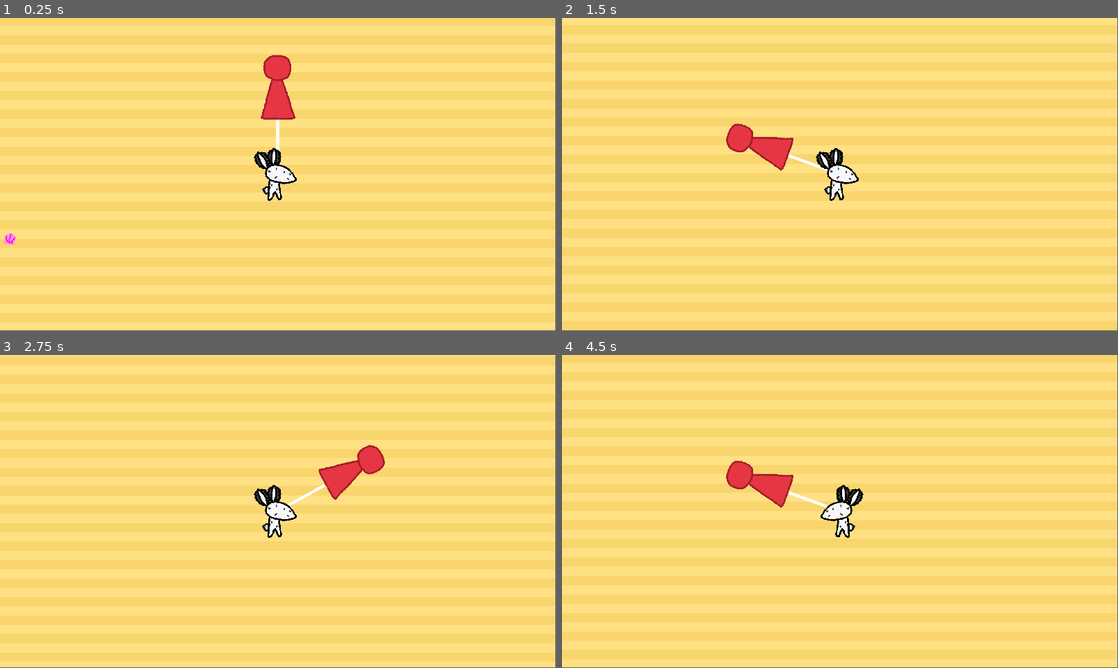
Above: before the commit, frames 1-4 (two rows, left to right).
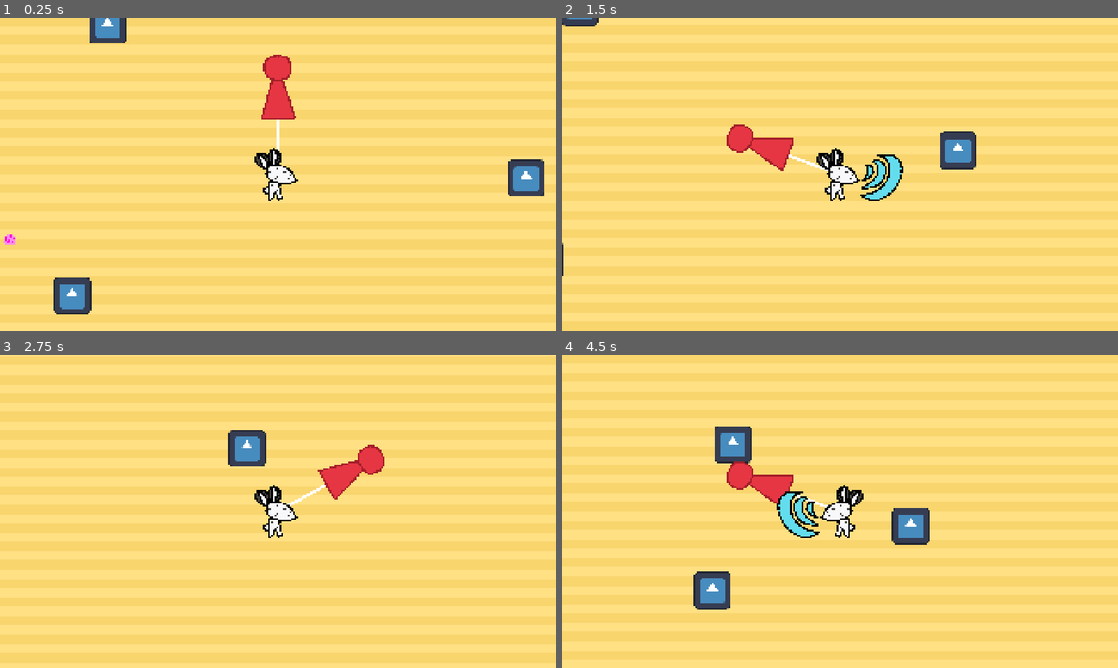
Above: after the commit, the same moments.

Repository: FA25-CAT237/Game-Off-2025-Abigail-Nico-Tahjiro
Game: Godot game, scene res://testing.tscn
The game is run twice, just before and just after one commit, with the same random seed, the same clock (stepped at 60 frames per second) and the same inputs. The project has no main scene, so this scene is started directly. The engine's default icon, where the game draws it, is replaced by a stand-in: a white triangle on a blue panel in a dark square.
Inputs (mouse positions are in pixels of both pictures, inside the frame that each line leads up to):
- Up to frame 1 (0.25 s): no input
- Up to frame 2 (1.5 s): tap Enter at 0.5 s; move the mouse to (962, 158) at 0.52 s; hold D (moveRight) 0.53-1.28 s; move the mouse to (728, 190) at 1.27 s; hold S (moveDown) from 1.28 s (still down)
- Up to frame 3 (2.75 s): move the mouse to (333, 442) at 2.02 s; release S (moveDown) at 2.03 s; hold D (moveRight) from 2.03 s (still down)
- Up to frame 4 (4.5 s): move the mouse to (812, 574) at 2.77 s; release D (moveRight) at 2.78 s; hold W (moveUp) 2.78-3.53 s; move the mouse to (1006, 558) at 3.52 s; hold A (moveLeft) from 3.53 s (still down); move the mouse to (673, 464) at 4.27 s
In our replay, the window is 799x449 before the commit and 800x450 after it. These sizes can differ from the game's own. Grey fills any space a smaller window leaves; there, only what the larger window draws over its background counts as a difference.

The runs differ from the first frame. In frame 1, 2.4% of the frame differs, in the area x 0-98%, y 0-95%; in frame 2, 2.0%; in frame 3, 1.1%; in frame 4, 3.3%, in the area x 23-67%, y 22-82%.

Commit message:
Enemies Functional
Hooray!

Diff:
--- a/wave-game-game-off-2025/Scripts/player.gd
+++ b/wave-game-game-off-2025/Scripts/player.gd
@@ -4,10 +4,13 @@
 
 @export var move_speed : float = 100
 
-var attacking = false
+var attacking = false # so that you cant rapid-spam attacks
+var healthCooldown = false # so that you dont lose health three times in the same second
+
+var attackInstantiater
 
 func _ready() -> void:
-	$PlayerBody/PlayerAttack.hide()
+	attackInstantiater = preload("res://player_attack.tscn")
 
 # movement
 func _physics_process(delta: float) -> void:
@@ -32,8 +35,17 @@
 func attack() -> void:
 	if attacking == false:
 		attacking = true
-		#unhide playerattack and then hide it again after a short timer
-		$PlayerBody/PlayerAttack.show()
+		# instantiate an attack
+		var attackInstance = attackInstantiater.instantiate()
+		$PlayerBody.add_child(attackInstance)
 		await get_tree().create_timer(0.25).timeout
-		$PlayerBody/PlayerAttack.hide()
 		attacking = false
+
+# when hit, lose health
+func loseHealth() -> void:
+	if healthCooldown == false:
+		healthCooldown = true
+		print("owchy!") # replace later
+		# make a better signifier of being temporarily invincible later
+		await get_tree().create_timer(2).timeout
+		healthCooldown = false
--- a/wave-game-game-off-2025/Scripts/waving.gd
+++ b/wave-game-game-off-2025/Scripts/waving.gd
@@ -12,6 +12,8 @@
 			# wave successfully done
 			$WaveDing.play()
 			currentDirection = "neutral"
+			# send out an attack
+			$"../..".attack()
 
 func _on_wave_right_area_area_entered(area: Area2D) -> void:
 	if area.is_in_group("Hand"):
@@ -22,4 +24,5 @@
 			# wave successfully done
 			$WaveDing.play()
 			currentDirection = "neutral"
+			# send out an attack
 			$"../..".attack()
--- a/wave-game-game-off-2025/player.tscn
+++ b/wave-game-game-off-2025/player.tscn
@@ -1,19 +1,17 @@
-[gd_scene load_steps=12 format=3 uid="uid://cm2dnqesncqla"]
+[gd_scene load_steps=11 format=3 uid="uid://cm2dnqesncqla"]
 
 [ext_resource type="Script" uid="uid://mfjkxhsw7m0t" path="res://Scripts/player.gd" id="1_hqtel"]
 [ext_resource type="Texture2D" uid="uid://c21l2now0qjlb" path="res://Art/playerPlaceholder.png" id="2_2hs0m"]
 [ext_resource type="Script" uid="uid://cpga4ddoo0b60" path="res://Scripts/hand.gd" id="2_hqtel"]
-[ext_resource type="Texture2D" uid="uid://cjpmevf8j2q6d" path="res://Art/plyrAttackPlaceholder.png" id="3_1jxqw"]
 [ext_resource type="Texture2D" uid="uid://cw12vay6nmibv" path="res://Art/redpiece.png" id="3_sweqy"]
 [ext_resource type="Script" uid="uid://4v275k6cciod" path="res://Scripts/waving.gd" id="5_2hs0m"]
 [ext_resource type="AudioStream" uid="uid://cun5w82tga751" path="res://SFX/Correct.mp3" id="6_1jxqw"]
 
-[sub_resource type="CapsuleShape2D" id="CapsuleShape2D_1jxqw"]
-radius = 81.0
-height = 264.0
-
 [sub_resource type="RectangleShape2D" id="RectangleShape2D_2hs0m"]
 size = Vector2(122, 225)
+
+[sub_resource type="RectangleShape2D" id="RectangleShape2D_1jxqw"]
+size = Vector2(102, 205)
 
 [sub_resource type="RectangleShape2D" id="RectangleShape2D_hqtel"]
 size = Vector2(61, 283)
@@ -21,31 +19,25 @@
 [sub_resource type="RectangleShape2D" id="RectangleShape2D_dw050"]
 size = Vector2(123, 223)
 
-[node name="Player" type="CharacterBody2D"]
+[node name="Player" type="CharacterBody2D" groups=["player"]]
 script = ExtResource("1_hqtel")
 
 [node name="PlayerCamera" type="Camera2D" parent="."]
 
-[node name="PlayerBody" type="Sprite2D" parent="."]
+[node name="PlayerBody" type="Sprite2D" parent="." groups=["player"]]
 z_index = 2
 texture = ExtResource("2_2hs0m")
 
-[node name="PlayerAttack" type="Sprite2D" parent="PlayerBody" groups=["attack"]]
-visible = false
-position = Vector2(144, 11)
-texture = ExtResource("3_1jxqw")
-
-[node name="PlayerAttackArea" type="Area2D" parent="PlayerBody/PlayerAttack" groups=["attack"]]
-
-[node name="PlayerAttackHitbox" type="CollisionShape2D" parent="PlayerBody/PlayerAttack/PlayerAttackArea"]
-position = Vector2(-43, -3)
-rotation = 1.5707964
-shape = SubResource("CapsuleShape2D_1jxqw")
-
-[node name="PlayerBodyCollision" type="CollisionShape2D" parent="."]
+[node name="PlayerBodyCollision" type="CollisionShape2D" parent="." groups=["player"]]
 z_index = 3
 position = Vector2(2, 0.5)
 shape = SubResource("RectangleShape2D_2hs0m")
+
+[node name="PlayerHurtbox" type="Area2D" parent="." groups=["player"]]
+
+[node name="PlayerHurtboxCollider" type="CollisionShape2D" parent="PlayerHurtbox"]
+position = Vector2(2, 0.5)
+shape = SubResource("RectangleShape2D_1jxqw")
 
 [node name="WaveLeftArea" type="Area2D" parent="."]
 
--- /dev/null
+++ b/wave-game-game-off-2025/player_attack.gd
@@ -0,0 +1,5 @@
+extends Node2D
+
+func _ready() -> void:
+	await get_tree().create_timer(0.25).timeout
+	queue_free()
--- /dev/null
+++ b/wave-game-game-off-2025/player_attack.tscn
@@ -0,0 +1,23 @@
+[gd_scene load_steps=4 format=3 uid="uid://dc2yrsfk7tkff"]
+
+[ext_resource type="Texture2D" uid="uid://cjpmevf8j2q6d" path="res://Art/plyrAttackPlaceholder.png" id="1_m5rqh"]
+[ext_resource type="Script" uid="uid://fcilbrrlb4kk" path="res://player_attack.gd" id="1_r8f3e"]
+
+[sub_resource type="CapsuleShape2D" id="CapsuleShape2D_m5rqh"]
+radius = 81.0
+height = 264.0
+
+[node name="PlayerAttack" type="Node2D"]
+script = ExtResource("1_r8f3e")
+
+[node name="PlayerAttackSprite" type="Sprite2D" parent="." groups=["attack"]]
+z_index = 2
+position = Vector2(144, 11)
+texture = ExtResource("1_m5rqh")
+
+[node name="PlayerAttackArea" type="Area2D" parent="PlayerAttackSprite" groups=["attack"]]
+
+[node name="PlayerAttackHitbox" type="CollisionShape2D" parent="PlayerAttackSprite/PlayerAttackArea"]
+position = Vector2(-43, -3)
+rotation = 1.5707964
+shape = SubResource("CapsuleShape2D_m5rqh")
--- a/wave-game-game-off-2025/project.godot
+++ b/wave-game-game-off-2025/project.godot
@@ -18,6 +18,7 @@
 
 window/size/viewport_width=1920
 window/size/viewport_height=1080
+window/stretch/mode="canvas_items"
 
 [global_group]
 
--- /dev/null
+++ b/wave-game-game-off-2025/test_enemy.gd
@@ -0,0 +1,55 @@
+extends CharacterBody2D
+
+@export var move_speed : float = 250 # how fast the enemy moves
+
+@onready var player # reference to player character's position
+
+var currentPosition : Vector2 #= self.position # reference to past currentPosition that will be updated periodically
+
+var movementGate = false # to make movement on a clock that isn't physics process based
+var colliderGate = false
+
+func _ready() -> void:
+	player = get_tree().get_nodes_in_group("player")[0]
+	currentPosition = self.position
+
+func _physics_process(delta: float) -> void:
+	# lock movement gate and set current position if it's false
+	if movementGate == false:
+		movementGate = true
+		currentPosition = self.position
+	# move towards the player until a certain distance away from last currentPosition
+	if(position.distance_to(currentPosition) < 50):
+		if position.distance_to(player.position) > 100:
+			moveTowardsPlayer()
+	else:
+		await get_tree().create_timer(1).timeout
+		movementGate = false
+
+	# check for collision
+	if $TestEnemyArea.get_overlapping_areas().size() > 0 && colliderGate == false:
+		colliderGate = true
+		checkCollision($TestEnemyArea.get_overlapping_areas())
+
+# moveTowardsPlayer makes the enemy move towards the player
+func moveTowardsPlayer() -> void:
+	if(position.distance_to(currentPosition) < 50):
+		# update velocity and then move_and_slide
+		velocity = position.direction_to(player.position) * move_speed
+		move_and_slide()
+
+# check if its contacting the player, the radio, or an attack
+func checkCollision(collisions) -> void:
+	var i = collisions.size()
+	while i > 0:
+		# check if it's the player
+		if(collisions[i - 1].is_in_group("player")):
+			player.loseHealth() # we already have a direct reference to the player
+		# check if it's an attack from the player
+		if(collisions[i - 1].is_in_group("attack")):
+			print("dead enemy")
+			queue_free() # die. could be improved upon later
+		# add one for the radio too
+
+		i = i - 1
+	colliderGate = false
--- /dev/null
+++ b/wave-game-game-off-2025/test_enemy.tscn
@@ -0,0 +1,25 @@
+[gd_scene load_steps=5 format=3 uid="uid://bg1mj2ypy3ncl"]
+
+[ext_resource type="Texture2D" uid="uid://yqwxinekrrme" path="res://Art/icon.svg" id="1_ghv5c"]
+[ext_resource type="Script" uid="uid://ba2ymw20aod7d" path="res://test_enemy.gd" id="1_yikbh"]
+
+[sub_resource type="RectangleShape2D" id="RectangleShape2D_yikbh"]
+size = Vector2(10, 10)
+
+[sub_resource type="CircleShape2D" id="CircleShape2D_yikbh"]
+radius = 85.02353
+
+[node name="TestEnemy" type="CharacterBody2D" groups=["enemy"]]
+script = ExtResource("1_yikbh")
+
+[node name="TestEnemySprite" type="Sprite2D" parent="." groups=["enemy"]]
+z_index = -1
+texture = ExtResource("1_ghv5c")
+
+[node name="TestEnemyBodyCollision" type="CollisionShape2D" parent="." groups=["enemy"]]
+shape = SubResource("RectangleShape2D_yikbh")
+
+[node name="TestEnemyArea" type="Area2D" parent="." groups=["enemy"]]
+
+[node name="TestEnemyHitbox" type="CollisionShape2D" parent="TestEnemyArea" groups=["enemy"]]
+shape = SubResource("CircleShape2D_yikbh")
--- a/wave-game-game-off-2025/testing.tscn
+++ b/wave-game-game-off-2025/testing.tscn
@@ -1,7 +1,8 @@
-[gd_scene load_steps=5 format=4 uid="uid://cxk2hro8okmpo"]
+[gd_scene load_steps=6 format=4 uid="uid://cxk2hro8okmpo"]
 
 [ext_resource type="PackedScene" uid="uid://cm2dnqesncqla" path="res://player.tscn" id="2_co24e"]
 [ext_resource type="Texture2D" uid="uid://c6s287664t4my" path="res://Art/sandtile.png" id="3_feb8i"]
+[ext_resource type="PackedScene" uid="uid://bg1mj2ypy3ncl" path="res://test_enemy.tscn" id="3_kj3p2"]
 
 [sub_resource type="TileSetAtlasSource" id="TileSetAtlasSource_kj3p2"]
 texture = ExtResource("3_feb8i")
@@ -25,3 +26,12 @@
 
 [node name="Player" parent="." instance=ExtResource("2_co24e")]
 move_speed = 500.0
+
+[node name="TestEnemy" parent="." instance=ExtResource("3_kj3p2")]
+position = Vector2(907, 14)
+
+[node name="TestEnemy2" parent="." instance=ExtResource("3_kj3p2")]
+position = Vector2(-757, 446)
+
+[node name="TestEnemy3" parent="." instance=ExtResource("3_kj3p2")]
+position = Vector2(-626, -548)
Not shown, added: wave-game-game-off-2025/player_attack.gd.uid
Not shown, added: wave-game-game-off-2025/test_enemy.gd.uid
